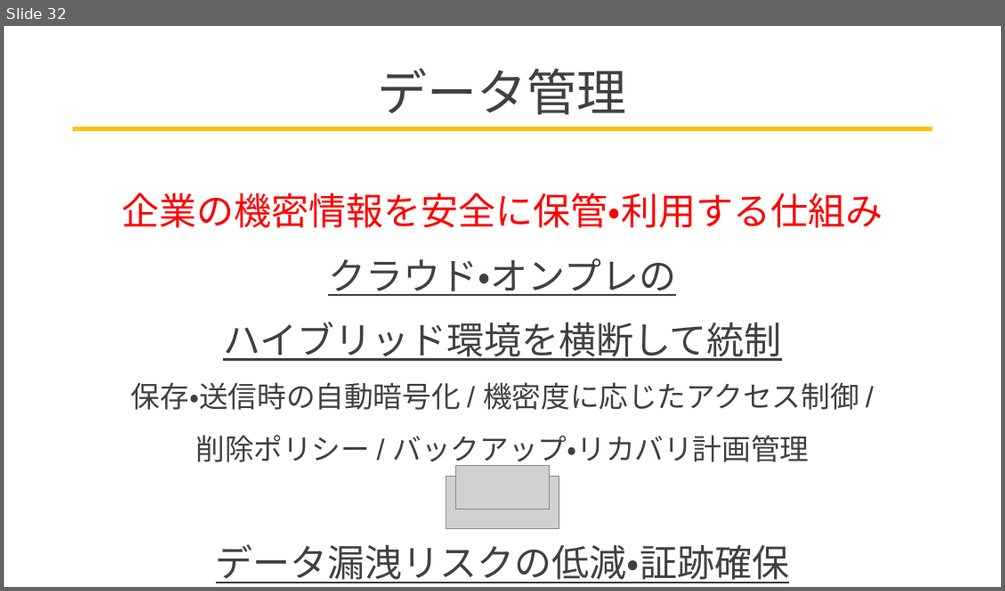
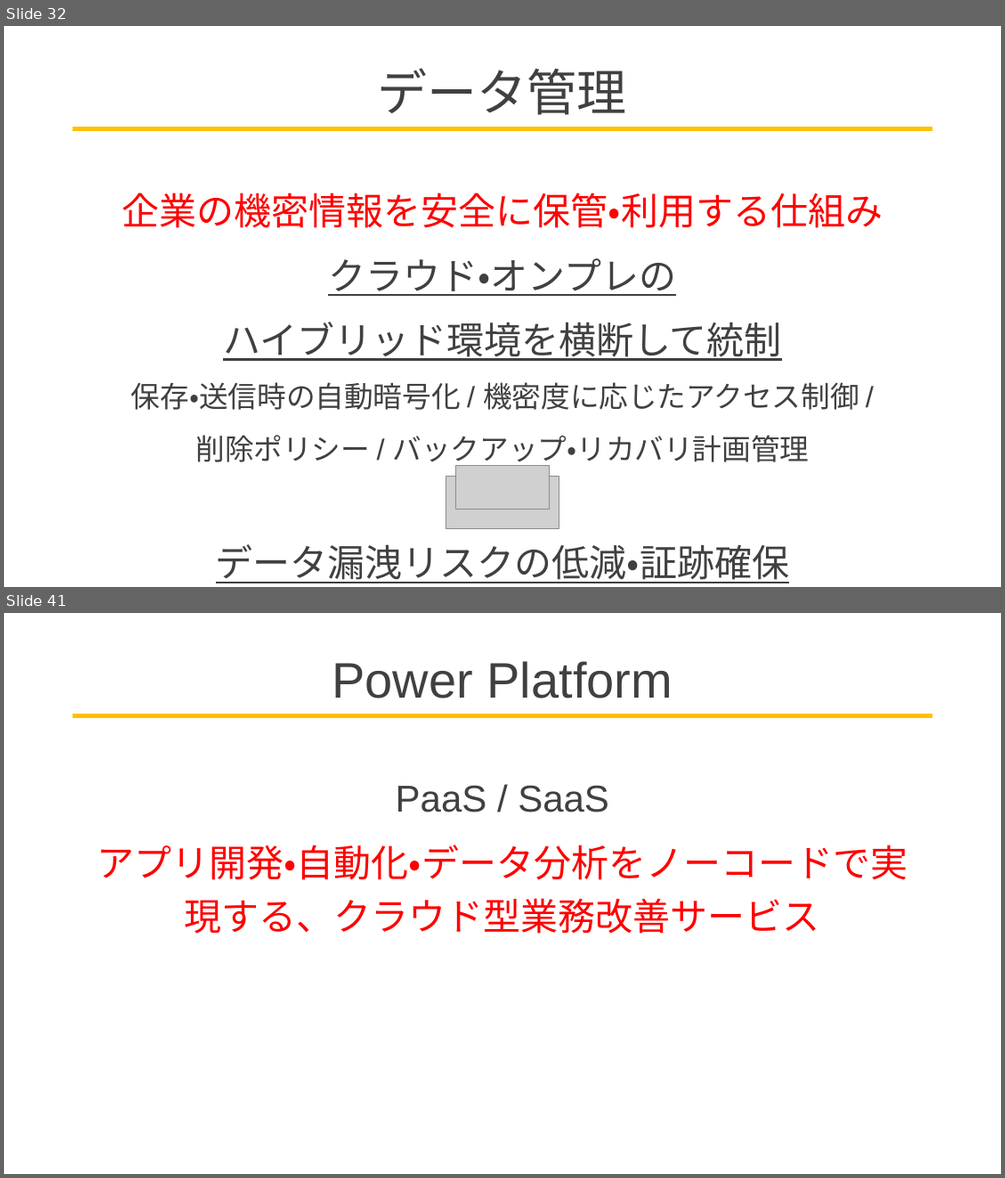
Before and after one commit to AeolusSoul/memo, a slide deck: 1-MSとは.pptx. Shown one above the other, each under a label of ours: slide 32 before the commit, slides 32 and 41 after it; the slides between them are not shown. The pictures are 1005x591 and 1005x1178 pixels, drawn with LibreOffice and Linux fonts; fonts in the diff are those of the drawing; grey boxes stand for pictures. Boxes give left, top, right and bottom in pixels: in the first picture for what was removed or moved away, otherwise in the second. Text is boxed around its words. In the diff, an @@ line names an element or a change of style, - is before the commit and + after.

```diff
--- a/1-MSとは.pptx
+++ b/1-MSとは.pptx
@@ slide 41 added at [4,613,1001,1174], background #FFFFFF; not listed: 1 template element that a slide beside it also shows @@
@@ title added at [332,661,672,698], 48 pt, text #404040 @@
+Power Platform
@@ text added at [97,785,908,933], 36 pt, text #FF0000 @@
+PaaS / SaaS
+アプリ開発・自動化・データ分析をノーコードで実現する、クラウド型業務改善サービス
```
Also in this commit, not shown: 3 slides changed, 19 other slides added, 1 slide removed.
